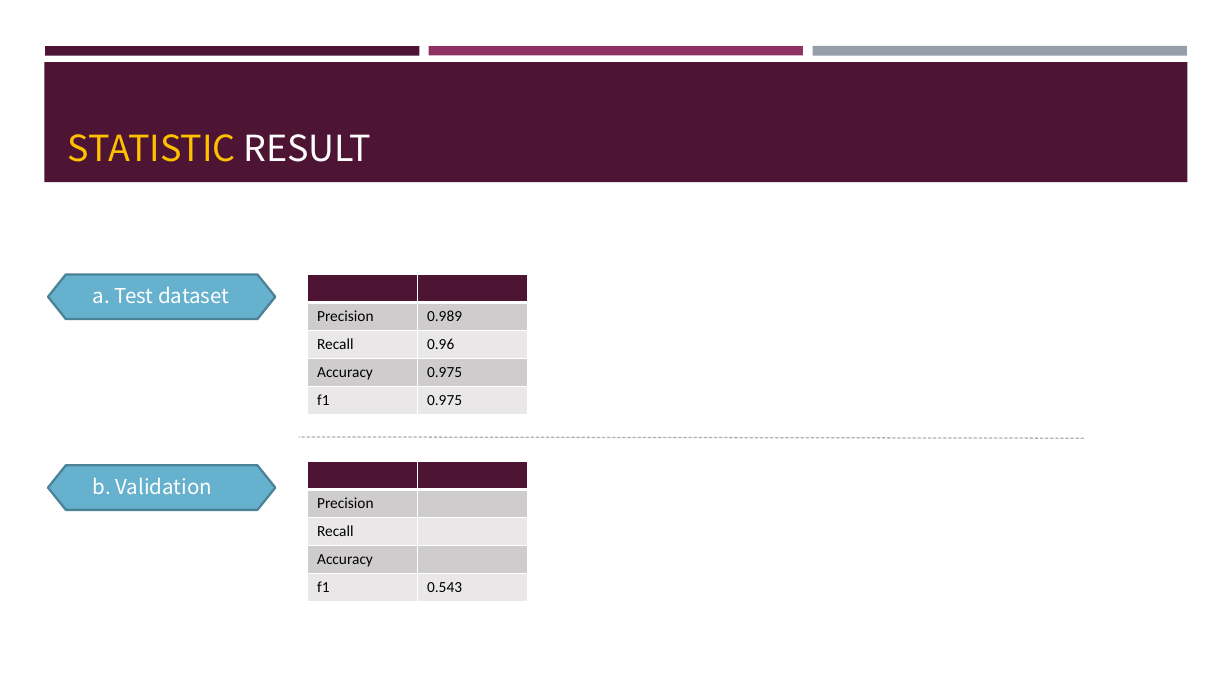
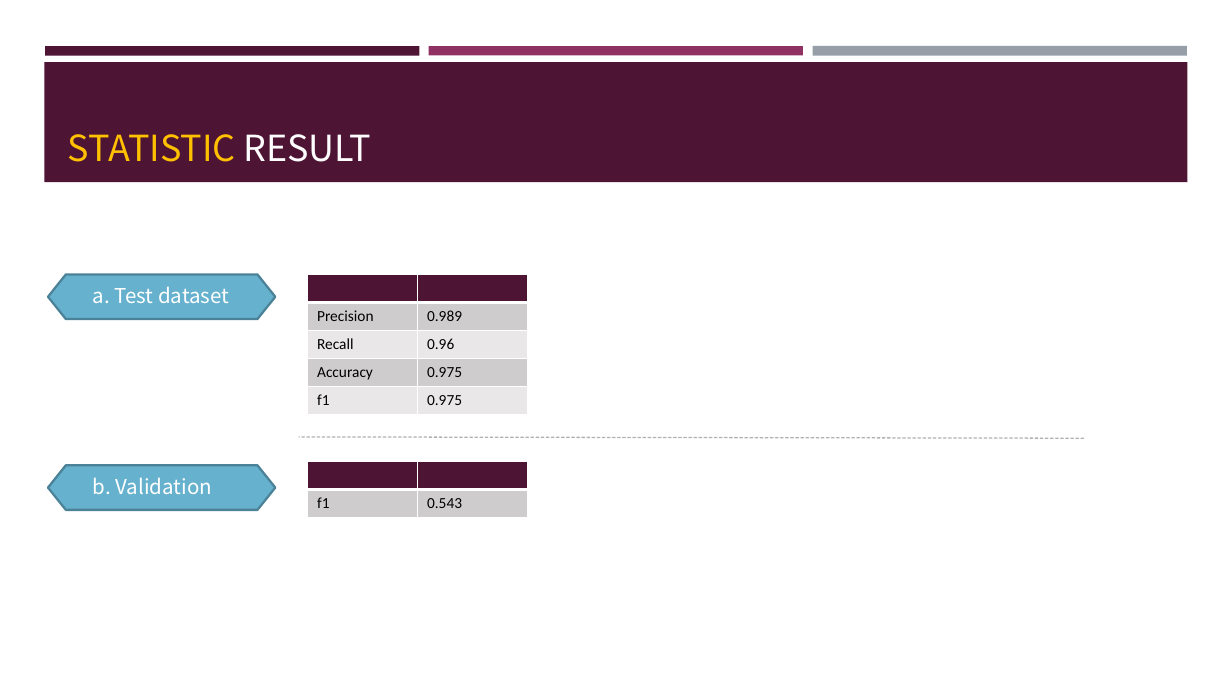
Before and after one commit to frankye1000/NYCU-DigitalMedicine, a slide deck: slide 13 of Case_Presentation_1/ppt/case1.pptx. Drawn at 1232x693 pixels with LibreOffice and Linux fonts; fonts in the diff are those of the drawing. Boxes give left, top, right and bottom in pixels: in the first picture for what was removed or moved away, otherwise in the second. Text is boxed around its words. In the diff, an @@ line names an element or a change of style, - is before the commit and + after.

```diff
--- a/Case_Presentation_1/ppt/case1.pptx
+++ b/Case_Presentation_1/ppt/case1.pptx
@@ table at [308,461,528,517] @@
-row 2: Precision | 
-row 3: Recall | 
-row 4: Accuracy | 
```
Also in this commit, not shown: 1 other file.
